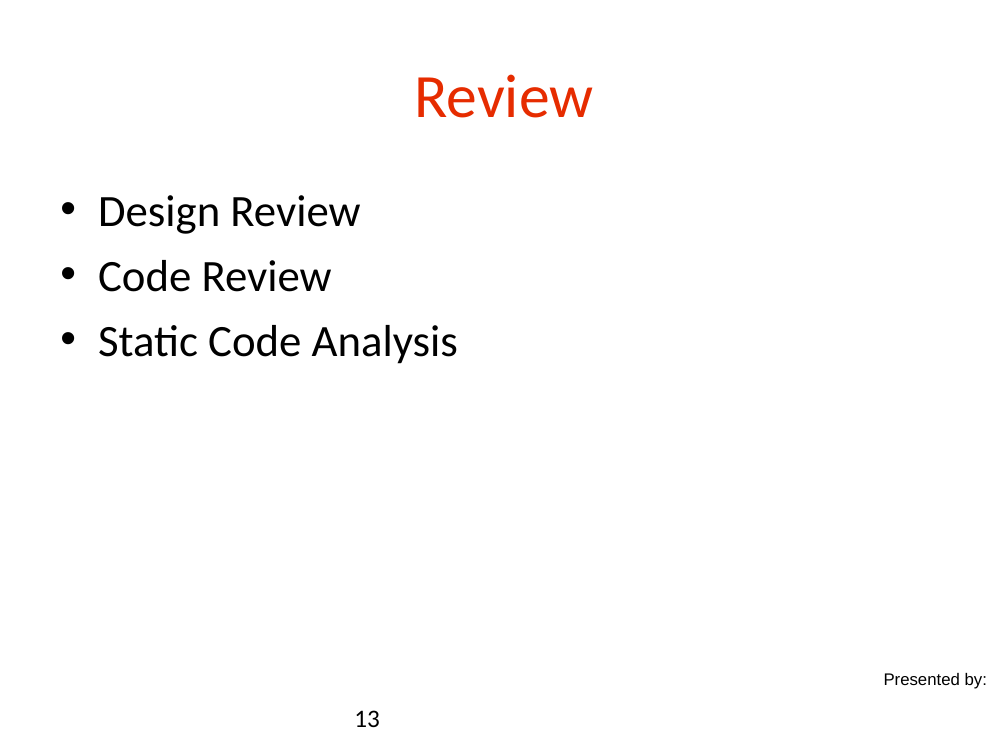
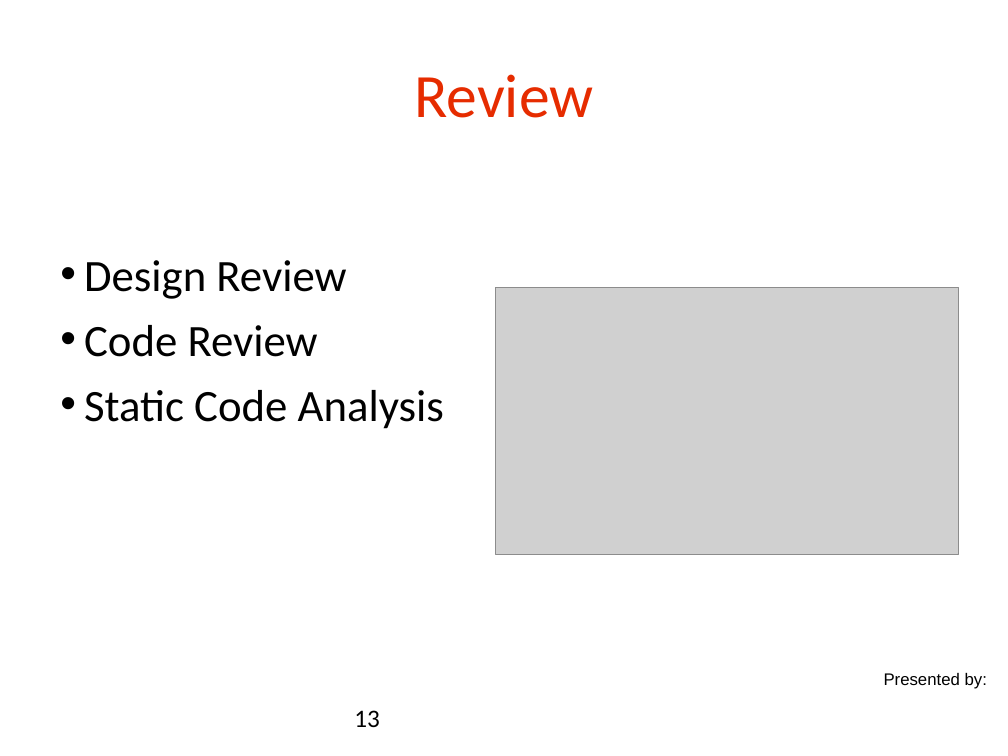
Before and after one commit to danielsomerfield/app-sec-presentation, a slide deck: slide 13 of AppSec Presentation Deck Day 5.ppt. Drawn at 1008x756 pixels with LibreOffice and Linux fonts; fonts in the diff are those of the drawing; grey boxes stand for pictures; background and template pictures are left out. Boxes give left, top, right and bottom in pixels: in the first picture for what was removed or moved away, otherwise in the second. Text is boxed around its words. In the diff, an @@ line names an element or a change of style, - is before the commit and + after.

```diff
--- a/AppSec Presentation Deck Day 5.ppt
+++ b/AppSec Presentation Deck Day 5.ppt
@@ text "Design Review" at [84,260,444,429]: indent changed @@
@@ picture added at [496,287,959,554] @@
```
Also in this commit, not shown: 4 other slides changed, 1 slide added, 3 other files.
